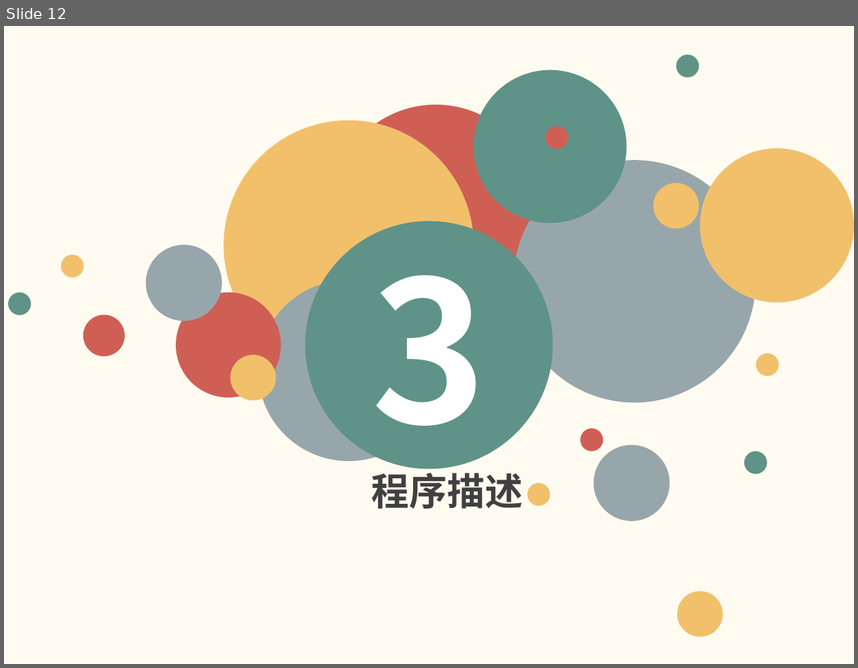
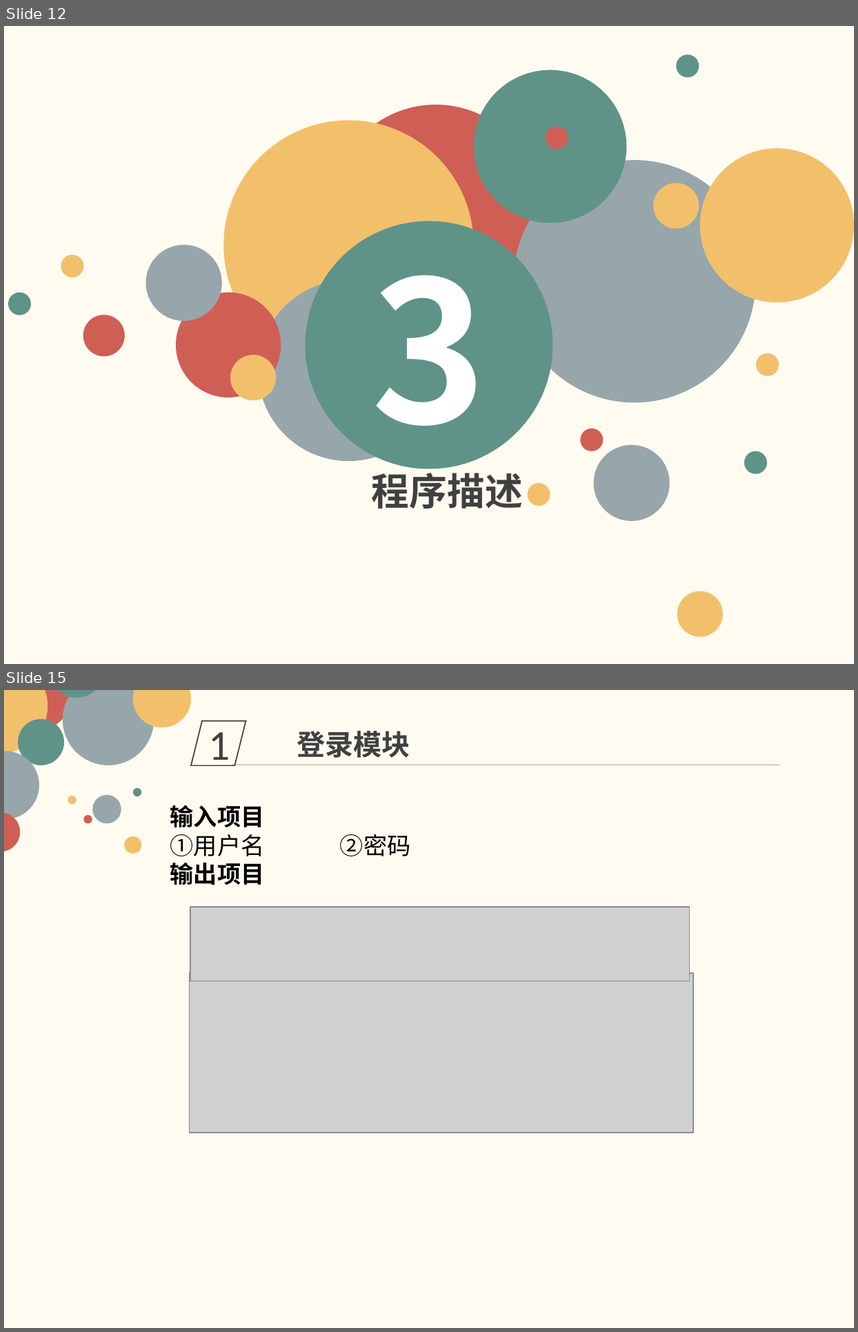
Before and after one commit to firstprojectmicheng/SE2018-G08, a slide deck: SE2018春-G08-详细设计.pptx. Shown one above the other, each under a label of ours: slide 12 before the commit, slides 12 and 15 after it; the slides between them are not shown. The pictures are 858x668 and 858x1332 pixels, drawn with LibreOffice and Linux fonts; fonts in the diff are those of the drawing; grey boxes stand for pictures. Boxes give left, top, right and bottom in pixels: in the first picture for what was removed or moved away, otherwise in the second. Text is boxed around its words. In the diff, an @@ line names an element or a change of style, - is before the commit and + after.

```diff
--- a/SE2018春-G08-详细设计.pptx
+++ b/SE2018春-G08-详细设计.pptx
@@ slide 15 added at <box>4,690,854,1328</box>, background #FFFBF0 @@
@@ group added at <box>4,690,191,854</box>: 13 ellipses @@
@@ parallelogram added at <box>191,720,246,765</box>, outline #404040 1 pt, 36 pt, text #404040 @@
+1
@@ text added at <box>297,731,410,758</box>, 24 pt, text #404040, bold @@
+登录模块
@@ line added from (232, 765) to (780, 765), #A6A6A6 0.5 pt @@
@@ text added at <box>170,805,265,885</box>, 20 pt, text #000000, bold @@
+输入项目
+①用户名 ②密码
+输出项目
@@ picture added at <box>190,907,690,982</box> @@
@@ picture added at <box>190,973,693,1133</box> @@
```
Also in this commit, not shown: 8 slides changed, 24 other slides added, 3 slides removed.
